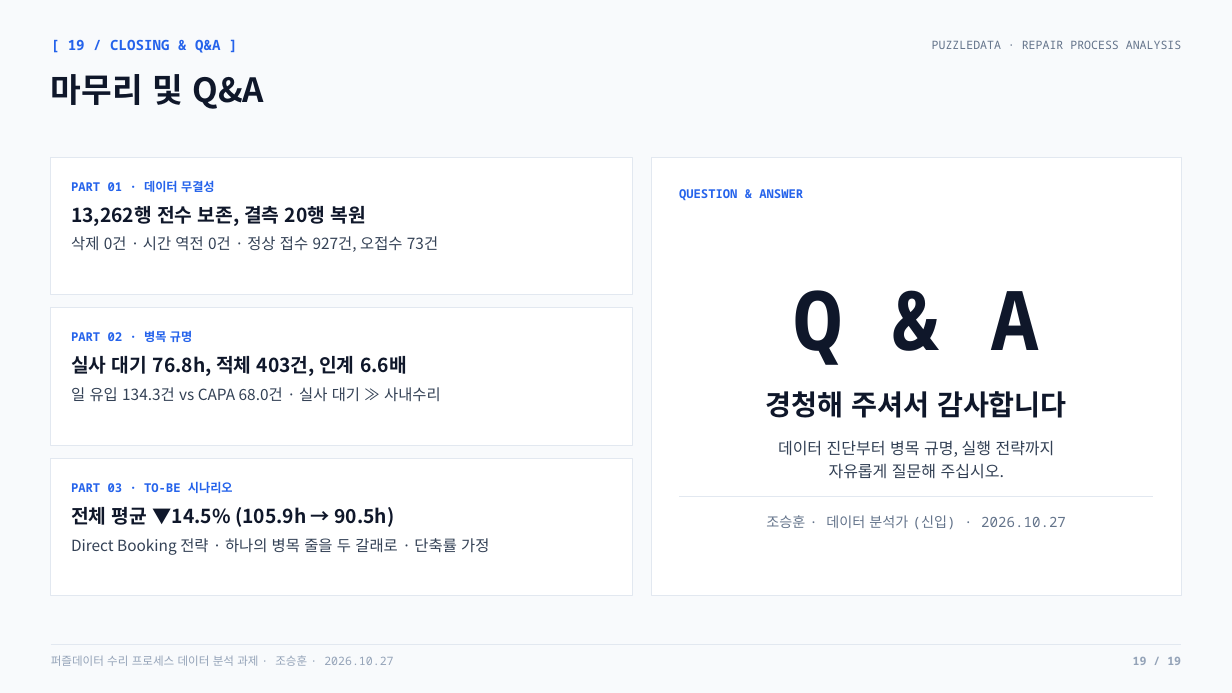
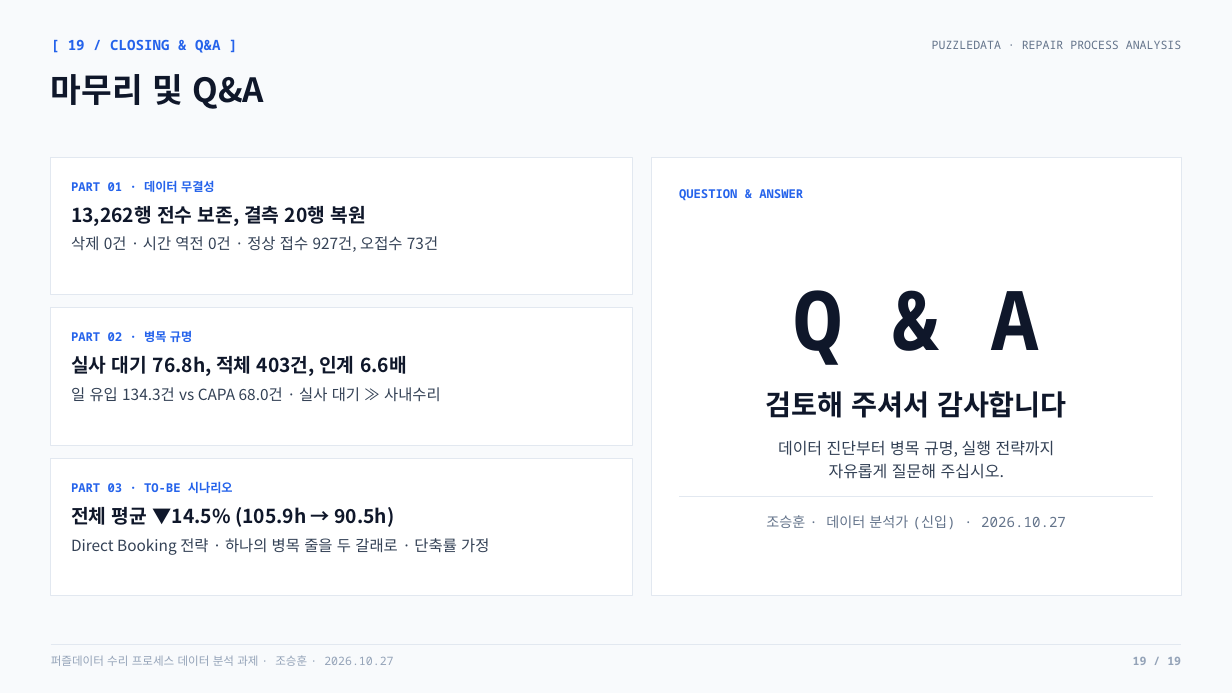
Before and after one commit to nus1245/puzzle_data, a slide deck: slide 19 of outputs/pptx/puzzledata_repair_report.pptx. Drawn at 1232x693 pixels with LibreOffice and Linux fonts; fonts in the diff are those of the drawing. Boxes give left, top, right and bottom in pixels: in the first picture for what was removed or moved away, otherwise in the second. Text is boxed around its words. In the diff, an @@ line names an element or a change of style, - is before the commit and + after.

```diff
--- a/outputs/pptx/puzzledata_repair_report.pptx
+++ b/outputs/pptx/puzzledata_repair_report.pptx
@@ text at (x1=766, y1=391, x2=1067, y2=418): text changed @@
-경청해 주셔서 감사합니다
+검토해 주셔서 감사합니다
```
Also in this commit, not shown: 2 other files.
